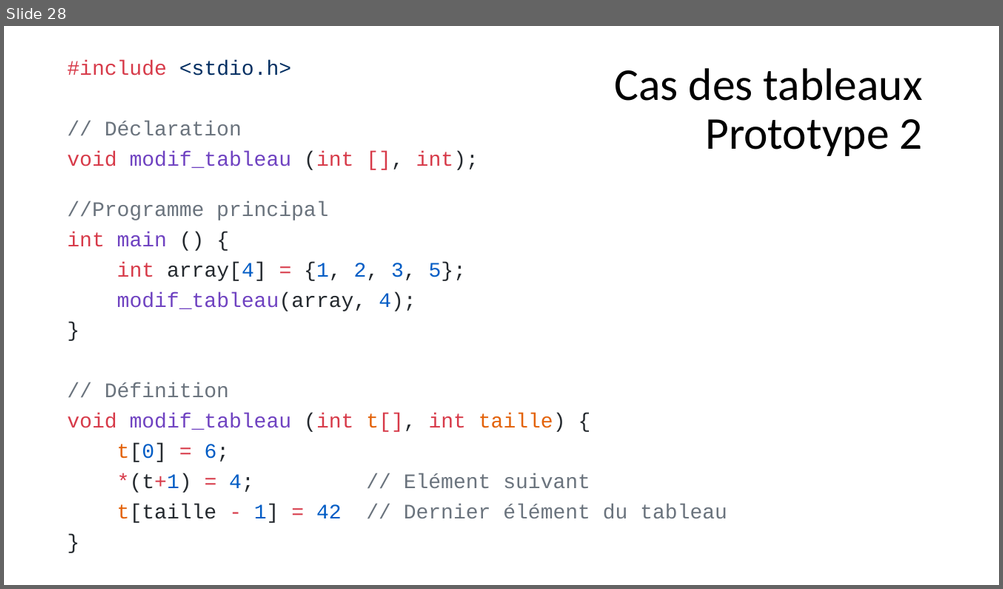
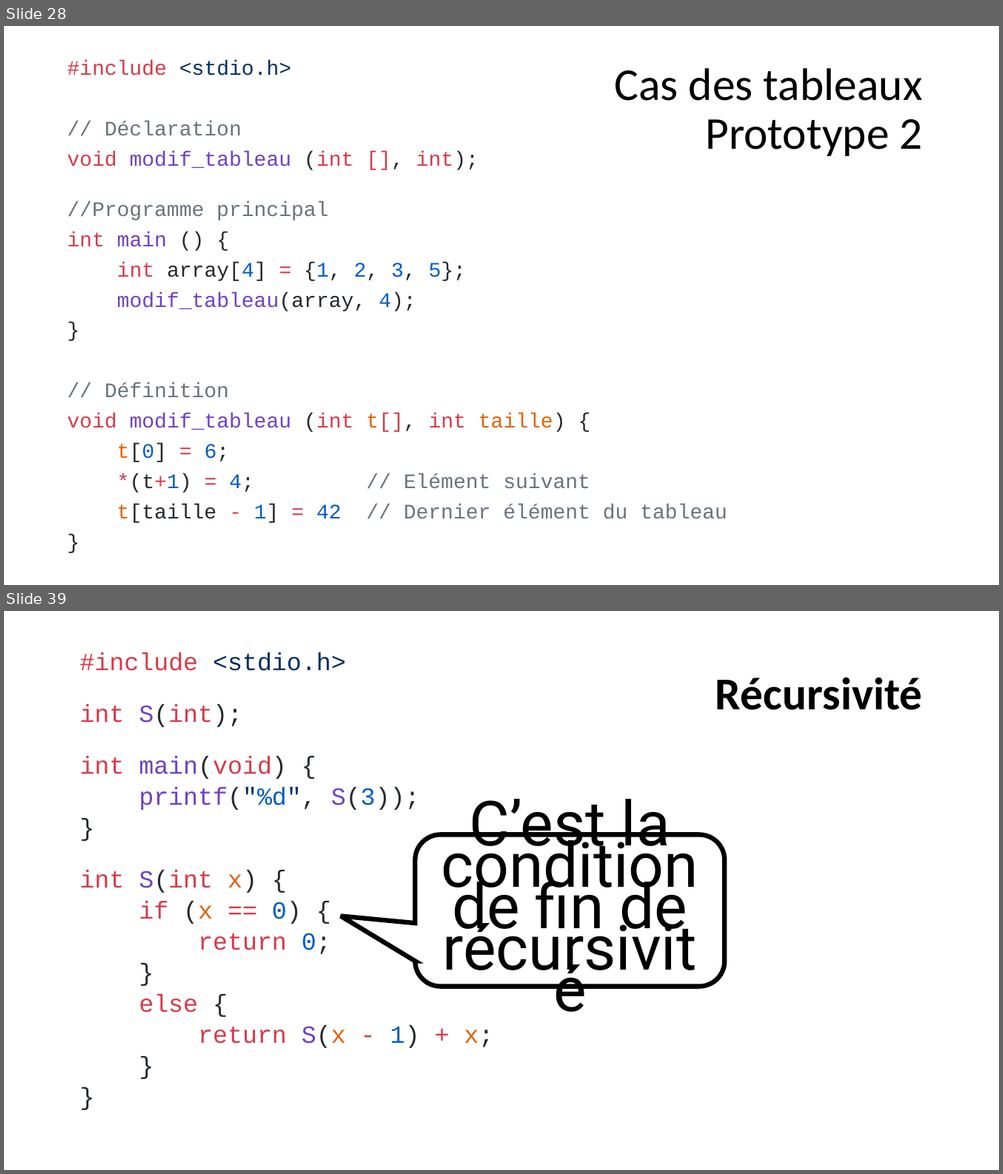
Before and after one commit to standard3/BTS1, a slide deck: 02_C/05_Fonctions/Fonctions.pptx. Shown one above the other, each under a label of ours: slide 28 before the commit, slides 28 and 39 after it; the slides between them are not shown. The pictures are 1003x589 and 1003x1174 pixels, drawn with LibreOffice and Linux fonts; fonts in the diff are those of the drawing. Boxes give left, top, right and bottom in pixels: in the first picture for what was removed or moved away, otherwise in the second. Text is boxed around its words. In the diff, an @@ line names an element or a change of style, - is before the commit and + after.

```diff
--- a/02_C/05_Fonctions/Fonctions.pptx
+++ b/02_C/05_Fonctions/Fonctions.pptx
@@ slide 39 added at bbox=[4, 611, 999, 1170], background #FFFFFF @@
@@ text added at bbox=[79, 652, 493, 1048], 23.8 pt, text #D73A49 @@
+#include <stdio.h>
+int S(int);
+int main(void) {
+printf("%d", S(3));
+}
+int S(int x) {
+if (x == 0) {
+return 0;
+}
+else {
+return S(x - 1) + x;
+}
+}
@@ title added at bbox=[715, 677, 922, 710], 44 pt, text #000000, bold @@
+Récursivité
@@ rounded speech box added at bbox=[415, 834, 725, 987], fill #FFFFFF, outline #000000 4.5 pt, 60 pt, text #000000 @@
+C’est la condition de fin de récursivité
```
Also in this commit, not shown: 12 other slides added, 3 other files.
